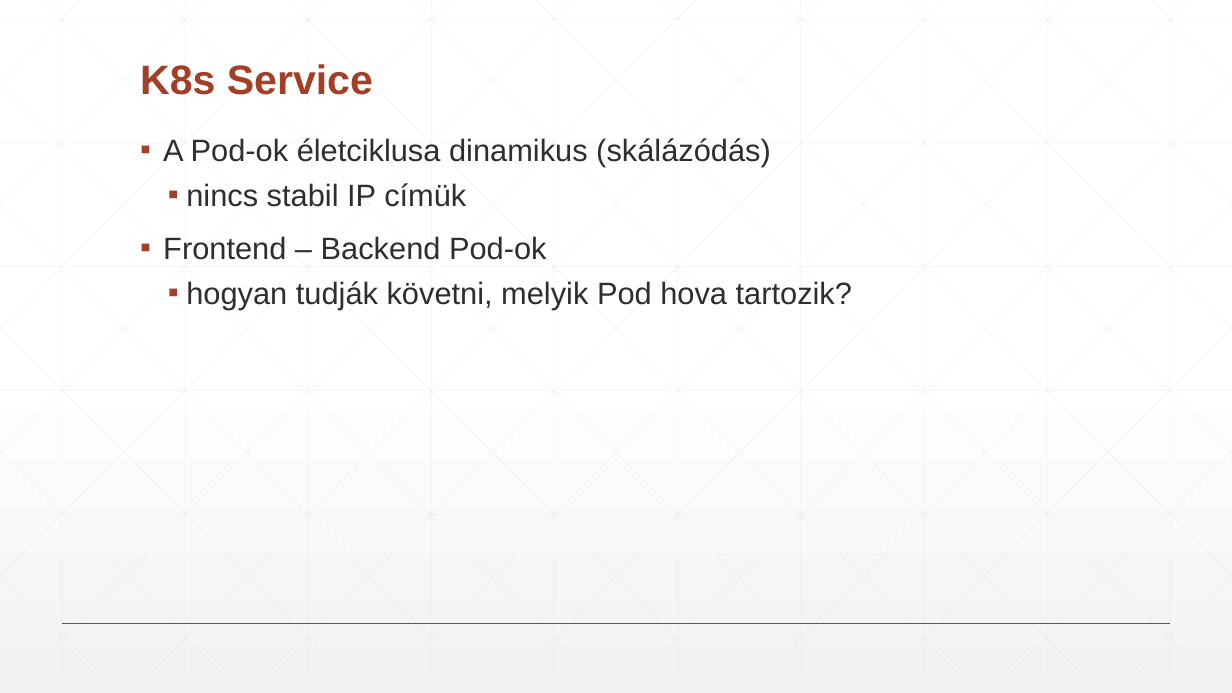
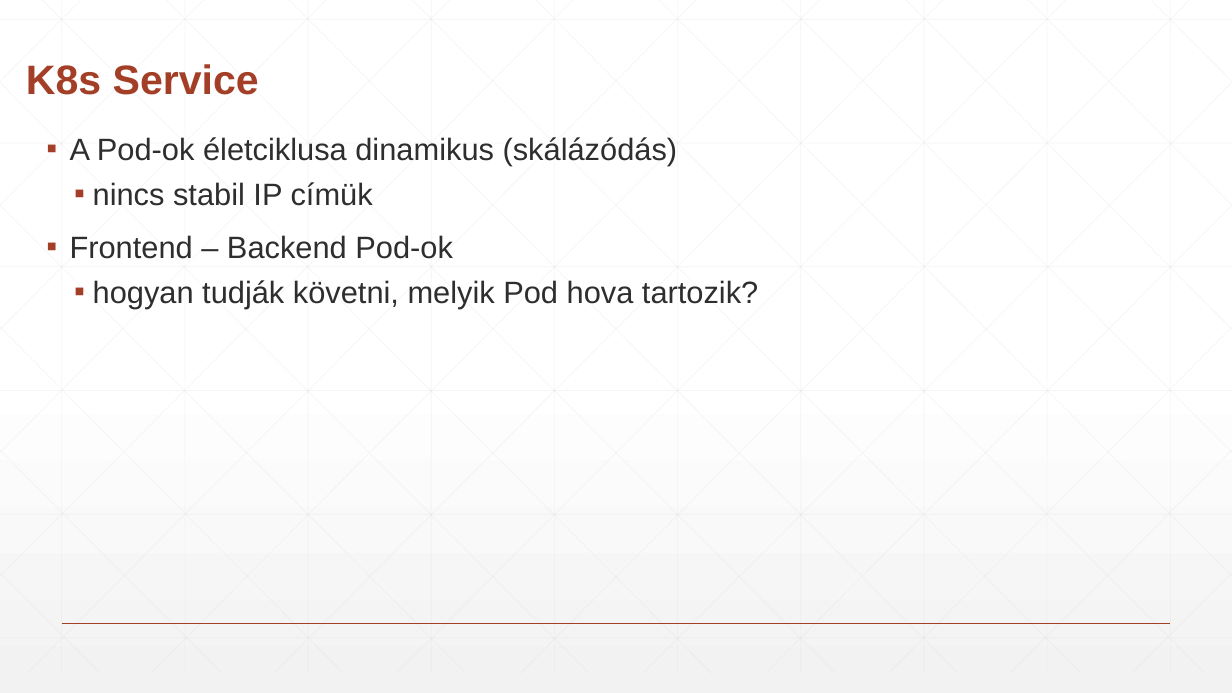
Before and after one commit to martonorova/devops-demo, a slide deck: slide 16 of docs/devops_pres_split.pptx (slide 20 before the commit). Drawn at 1232x693 pixels with LibreOffice and Linux fonts; fonts in the diff are those of the drawing. Boxes give left, top, right and bottom in pixels: in the first picture for what was removed or moved away, otherwise in the second. Text is boxed around its words. In the diff, an @@ line names an element or a change of style, - is before the commit and + after.

```diff
--- a/docs/devops_pres_split.pptx
+++ b/docs/devops_pres_split.pptx
@@ title "K8s Service": place and size @@
-title "K8s Service" at <box>140,64,373,95</box>
+title "K8s Service" at <box>26,64,259,95</box>
@@ text "A Pod-ok életciklusa dinamikus (skálázódás)": place and size @@
-text "A Pod-ok életciklusa dinamikus (skálázódás)" at <box>163,138,852,309</box>
+text "A Pod-ok életciklusa dinamikus (skálázódás)" at <box>70,137,758,308</box>
```
Also in this commit, not shown: 3 other slides changed, 4 slides added, 8 slides removed, 2 other files.
